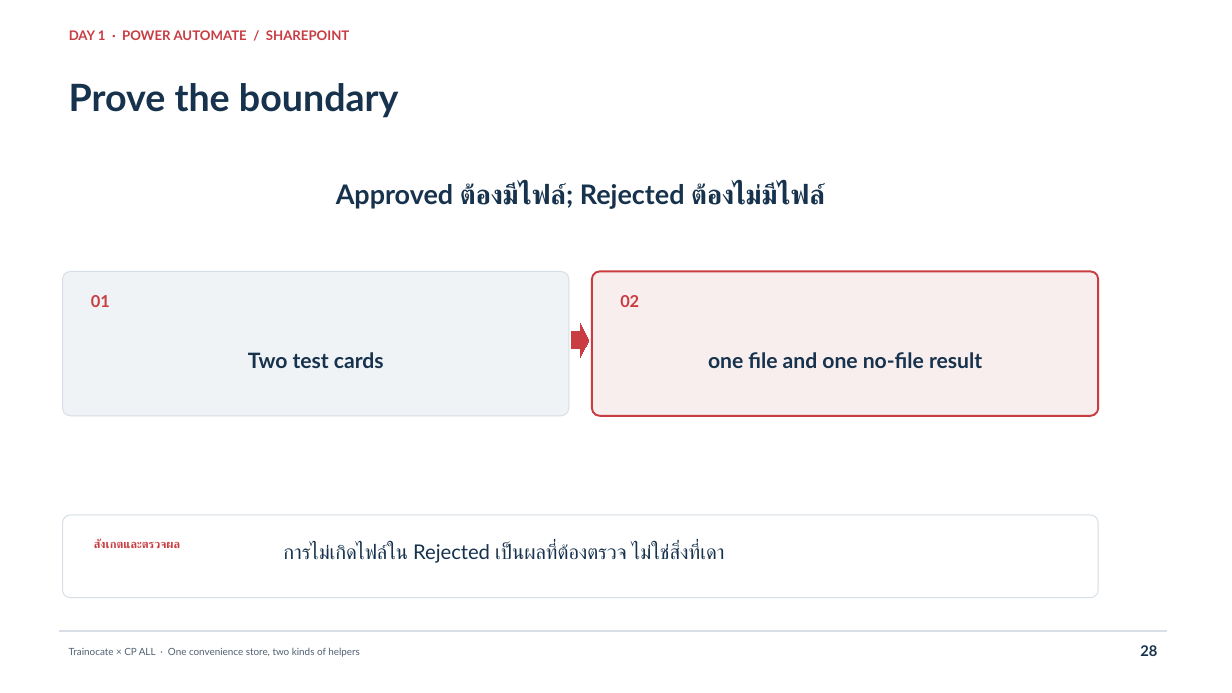
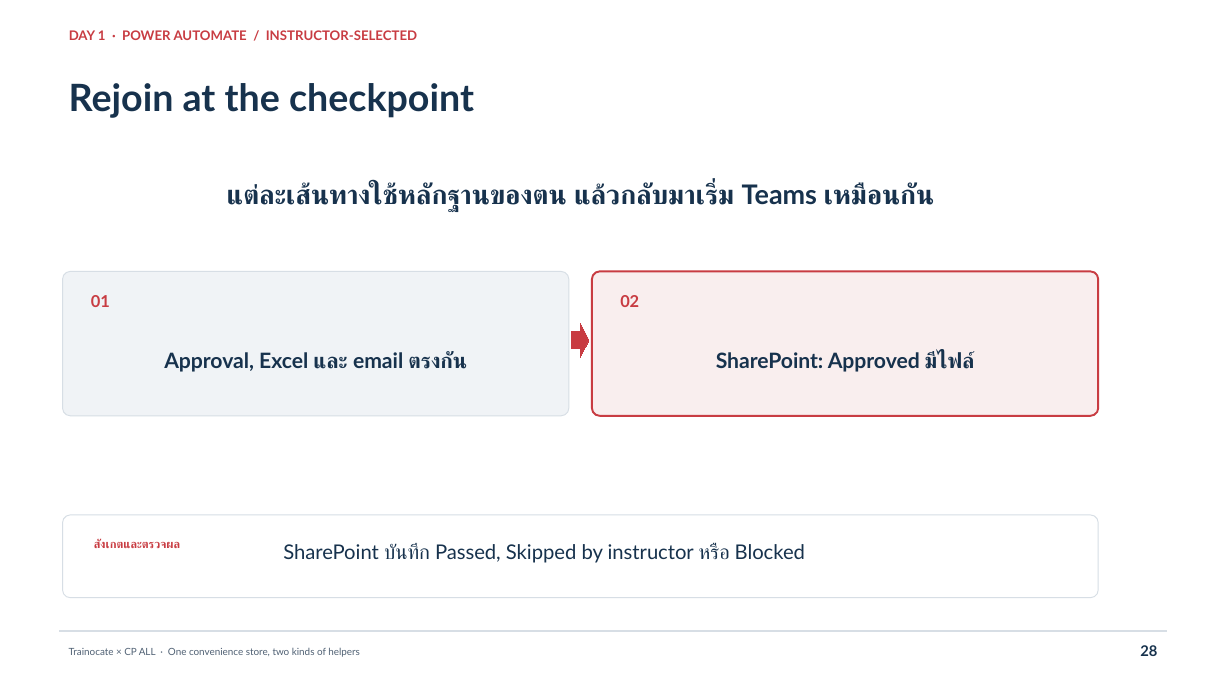
Before and after one commit to teerasej/cpall-gosoft-power-automate-2026, a slide deck: slide 28 of docs/public/downloads/CPAll-Power-Automate-Day-1.pptx. Drawn at 1232x693 pixels with LibreOffice and Linux fonts; fonts in the diff are those of the drawing. Boxes give left, top, right and bottom in pixels: in the first picture for what was removed or moved away, otherwise in the second. Text is boxed around its words. In the diff, an @@ line names an element or a change of style, - is before the commit and + after.

Commit message:
Make SharePoint an optional Day 1 extension

```diff
--- a/docs/public/downloads/CPAll-Power-Automate-Day-1.pptx
+++ b/docs/public/downloads/CPAll-Power-Automate-Day-1.pptx
@@ text at [69, 30, 417, 40]: text changed @@
-DAY 1 · POWER AUTOMATE / SHAREPOINT
+DAY 1 · POWER AUTOMATE / INSTRUCTOR-SELECTED
@@ text at [69, 83, 474, 118]: text changed @@
-Prove the boundary
+Rejoin at the checkpoint
@@ text at [227, 183, 934, 211]: text changed @@
-Approved ต้องมีไฟล์; Rejected ต้องไม่มีไฟล์
+แต่ละเส้นทางใช้หลักฐานของตน แล้วกลับมาเริ่ม Teams เหมือนกัน
@@ text at [164, 351, 467, 372]: text changed @@
-Two test cards
+Approval, Excel และ email ตรงกัน
@@ text at [716, 351, 975, 372]: text changed @@
-one file and one no-file result
+SharePoint: Approved มีไฟล์
@@ text at [283, 543, 805, 563]: text changed @@
-การไม่เกิดไฟล์ใน Rejected เป็นผลที่ต้องตรวจ ไม่ใช่สิ่งที่เดา
+SharePoint บันทึก Passed, Skipped by instructor หรือ Blocked
```
Also in this commit, not shown: 7 other slides changed, 13 other files.
